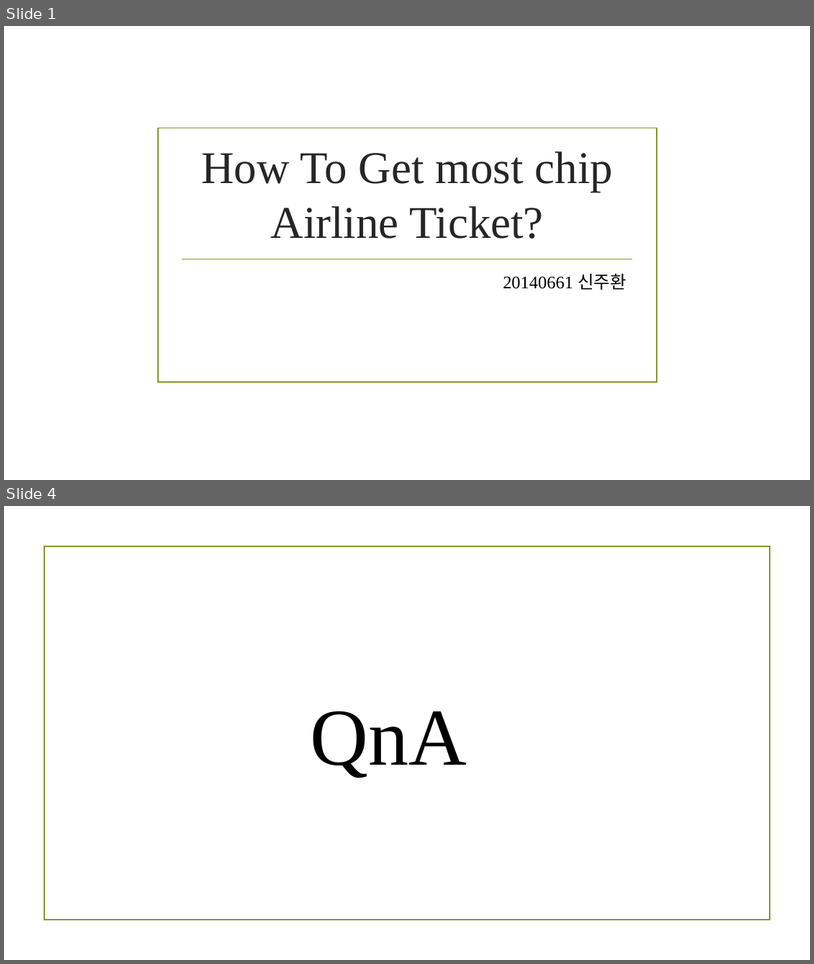
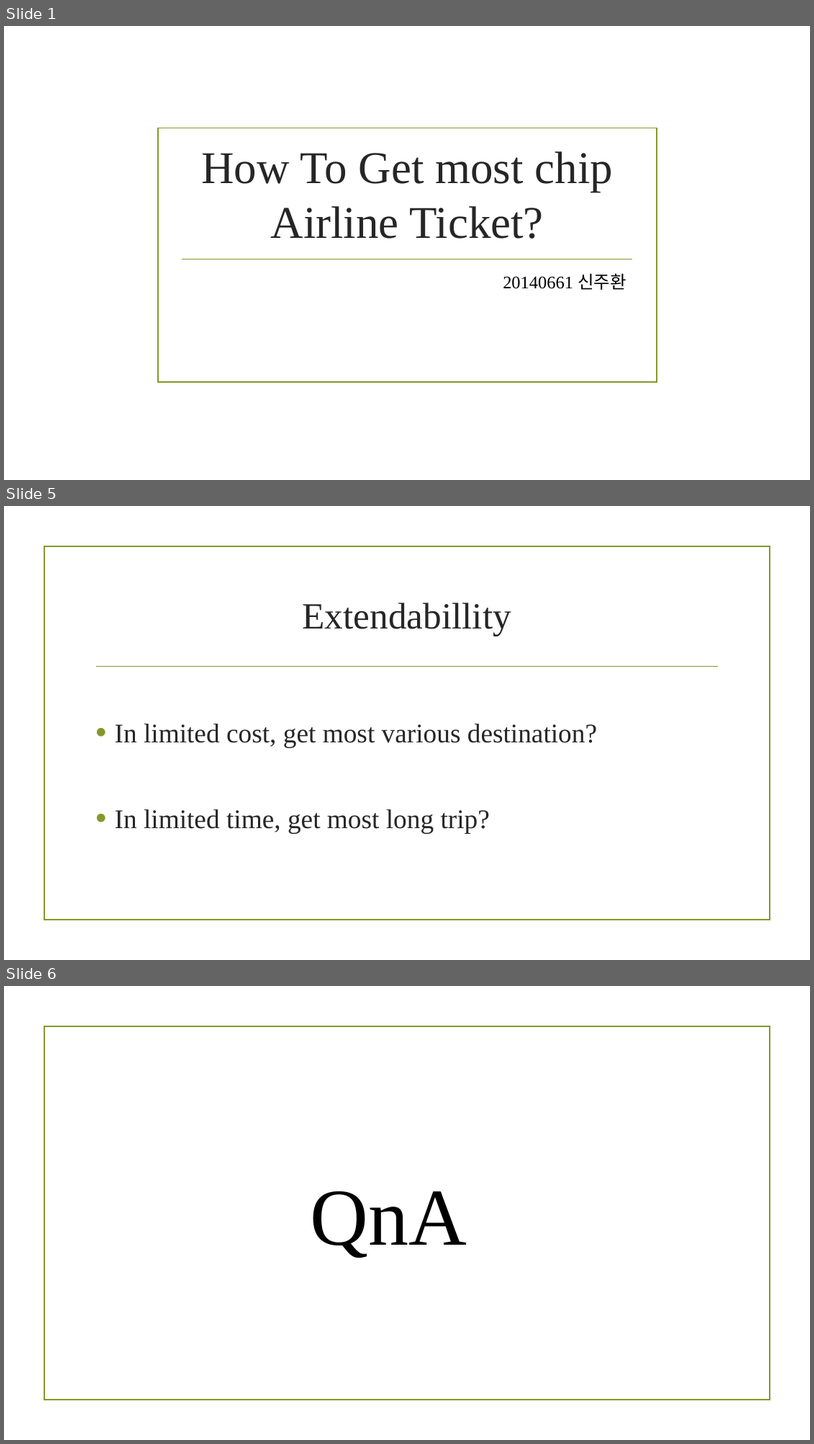
Before and after one commit to tlswn94/datastructure20140661, a slide deck: 1802자구설1차.pptx. Shown one above the other, each under a label of ours: slides 1 and 4 before the commit, slides 1, 5 and 6 after it; the slides between them are not shown. The pictures are 814x964 and 814x1444 pixels, drawn with LibreOffice and Linux fonts; fonts in the diff are those of the drawing; background and template pictures are left out. Boxes give left, top, right and bottom in pixels: in the first picture for what was removed or moved away, otherwise in the second. Text is boxed around its words. In the diff, an @@ line names an element or a change of style, - is before the commit and + after.

```diff
--- a/1802자구설1차.pptx
+++ b/1802자구설1차.pptx
@@ slide 5 added at (4, 506, 810, 960), background picture (left out); not listed: 1 template element that a slide beside it also shows @@
@@ title added at (302, 602, 512, 636), 44 pt, text #262626 @@
+Extendabillity
@@ line added from (97, 667) to (718, 667), #83992A 1.25 pt @@
@@ text added at (115, 723, 597, 833), 32 pt, text #262626 @@
+• In limited cost, get most various destination?
+• In limited time, get most long trip?
@@ what was slide 4 is now slide 6 @@
```
Also in this commit, not shown: 2 slides changed, 1 other slide added.
